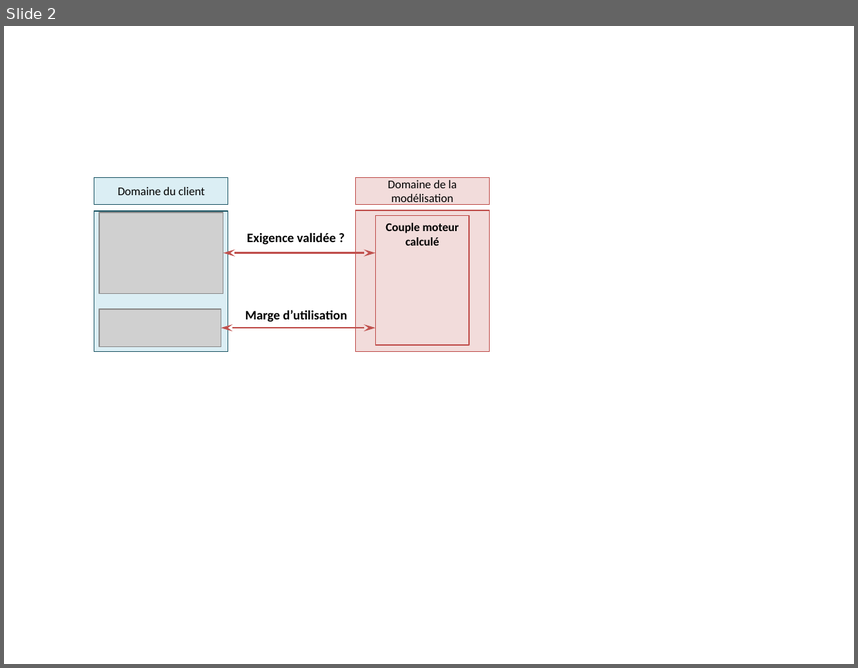
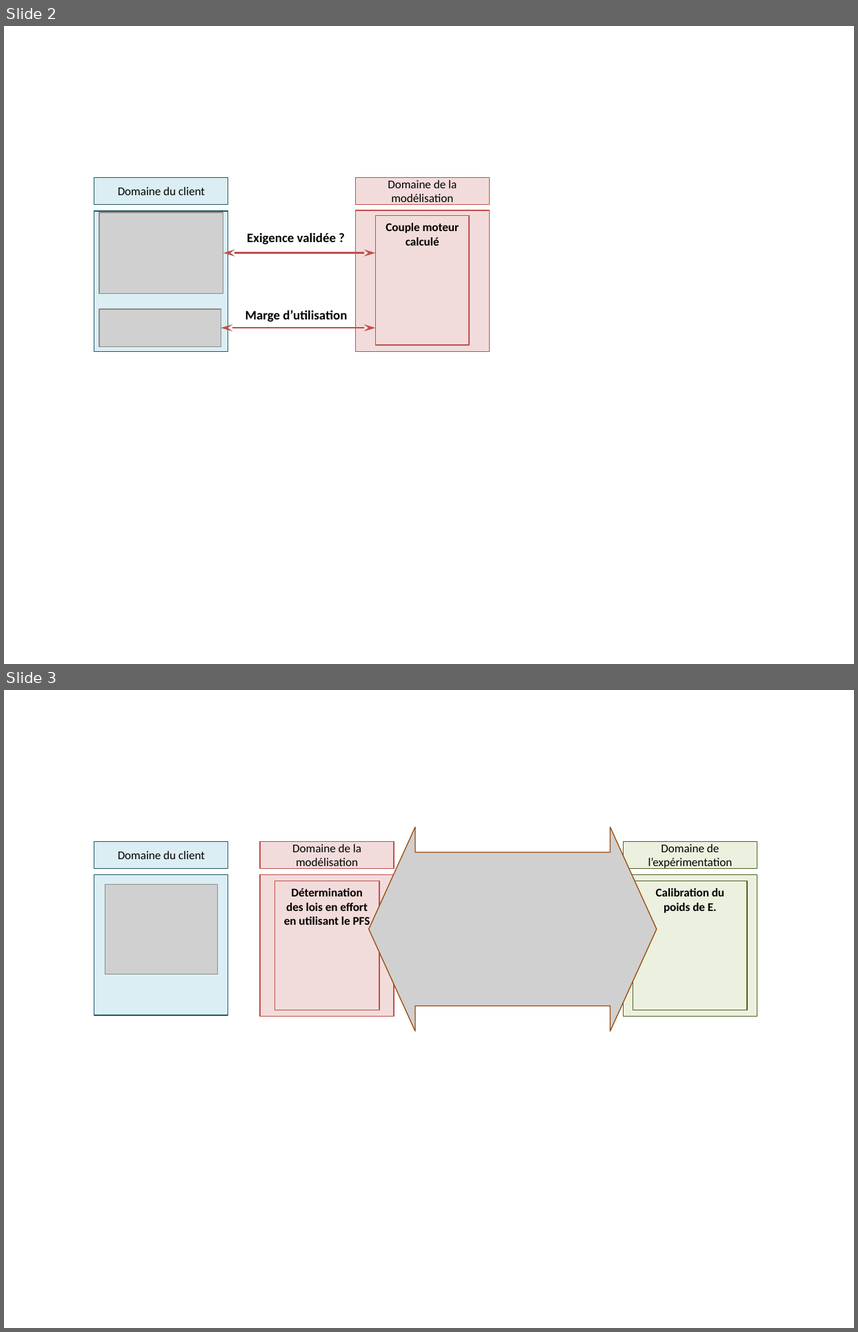
Before and after one commit to xpessoles/Cy_04_PSI_ModelisationDynamique, a slide deck: Revisions_Statique/Fiche_01_Statique_3D_TD_01_MC2E/images/Figures.pptx. Shown one above the other, each under a label of ours: slide 2 before the commit, slides 2 and 3 after it. The pictures are 858x668 and 858x1332 pixels, drawn with LibreOffice and Linux fonts; fonts in the diff are those of the drawing; grey boxes stand for pictures. Boxes give left, top, right and bottom in pixels: in the first picture for what was removed or moved away, otherwise in the second. Text is boxed around its words. In the diff, an @@ line names an element or a change of style, - is before the commit and + after.

```diff
--- a/Revisions_Statique/Fiche_01_Statique_3D_TD_01_MC2E/images/Figures.pptx
+++ b/Revisions_Statique/Fiche_01_Statique_3D_TD_01_MC2E/images/Figures.pptx
@@ slide 3 added at [4, 690, 854, 1328], background #FFFFFF @@
@@ picture added at [369, 827, 657, 1031] @@
@@ rectangle added at [94, 841, 228, 867], fill #DBEEF4, outline #215968 0.75 pt, 10 pt, text #000000 @@
+Domaine du client
@@ rectangle added at [260, 841, 393, 867], fill #F2DCDB, outline #C0504D 0.75 pt, 10 pt, text #000000 @@
+Domaine de la modélisation
@@ rectangle added at [623, 841, 756, 867], fill #EBF1DE, outline #4F6228 0.75 pt, 10 pt, text #000000 @@
+Domaine de l’expérimentation
@@ rectangle added at [94, 874, 228, 1015], fill #DBEEF4, outline #215968 0.75 pt @@
@@ rectangle added at [260, 874, 393, 1016], fill #F2DCDB, outline #C0504D 0.75 pt @@
@@ rectangle added at [623, 874, 756, 1016], fill #EBF1DE, outline #4F6228 0.75 pt @@
@@ picture added at [105, 884, 217, 973] @@
@@ rectangle added at [274, 880, 379, 1009], fill #F2DCDB, outline #C0504D 0.75 pt, 10 pt, text #000000, bold @@
+Détermination des lois en effort en utilisant le PFS
@@ rectangle added at [633, 880, 747, 1009], fill #EBF1DE, outline #4F6228 0.75 pt, 10 pt, text #000000, bold @@
+Calibration du poids de E.
```
Also in this commit, not shown: 1 other slide added, 4 other files.
